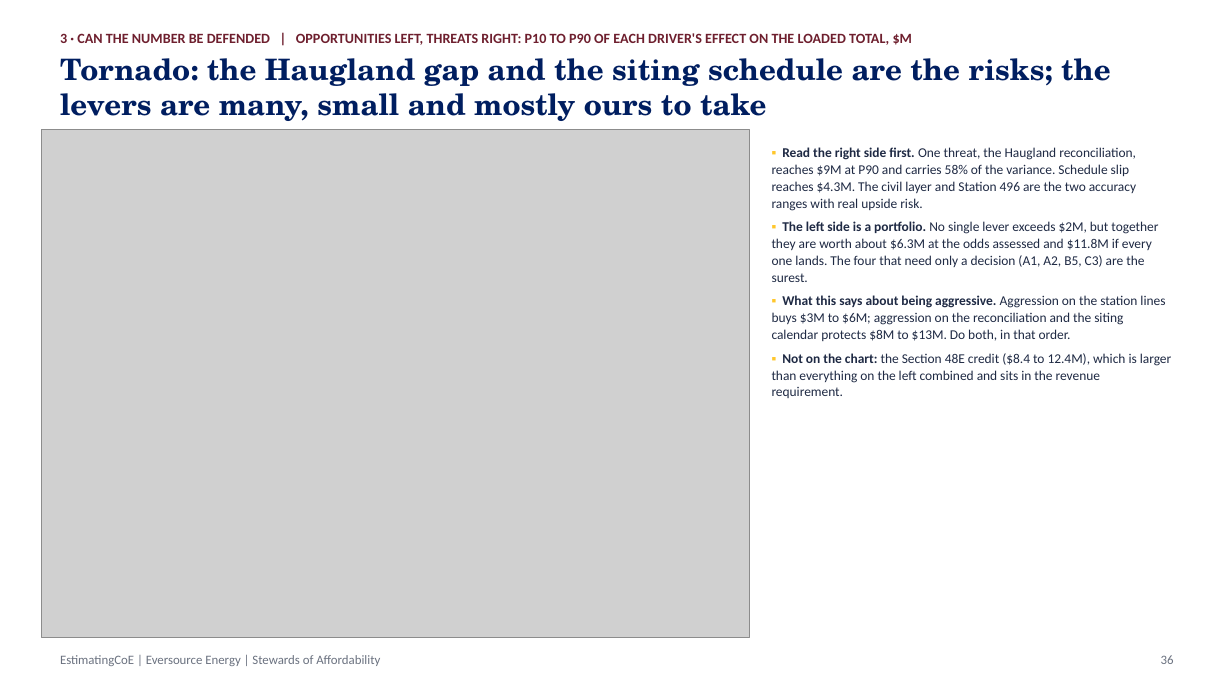
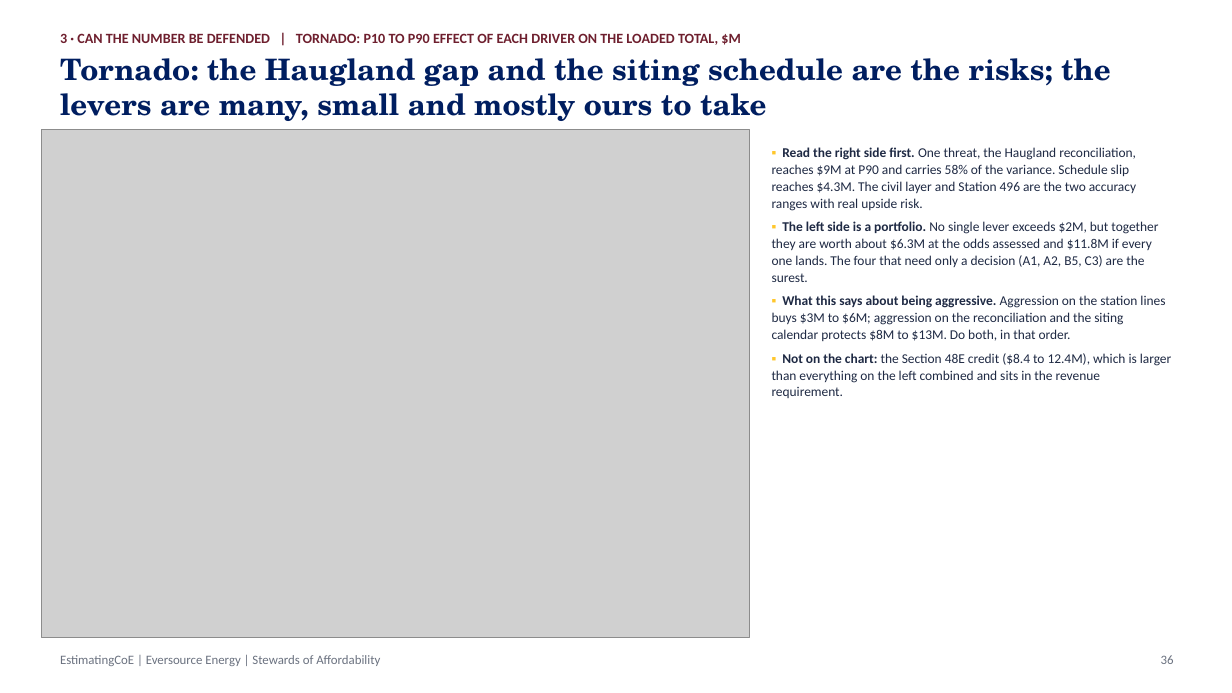
Before and after one commit to gbassaragh/BESS, a slide deck: slide 36 of Hyde Park BESS/6) Cost Analysis Deliverables/Hyde Park BESS - Cost Analysis Deck.pptx. Drawn at 1232x693 pixels with LibreOffice and Linux fonts; fonts in the diff are those of the drawing; grey boxes stand for pictures. Boxes give left, top, right and bottom in pixels: in the first picture for what was removed or moved away, otherwise in the second. Text is boxed around its words. In the diff, an @@ line names an element or a change of style, - is before the commit and + after.

```diff
--- a/Hyde Park BESS/6) Cost Analysis Deliverables/Hyde Park BESS - Cost Analysis Deck.pptx
+++ b/Hyde Park BESS/6) Cost Analysis Deliverables/Hyde Park BESS - Cost Analysis Deck.pptx
@@ text at <box>60,33,740,45</box>: text changed @@
-3 · CAN THE NUMBER BE DEFENDED | OPPORTUNITIES LEFT, THREATS RIGHT: P10 TO P90 OF EACH DRIVER'S EFFECT ON THE LOADED TOTAL, $M
+3 · CAN THE NUMBER BE DEFENDED | TORNADO: P10 TO P90 EFFECT OF EACH DRIVER ON THE LOADED TOTAL, $M
```
Also in this commit, not shown: 4 other slides changed, 2 other files.
